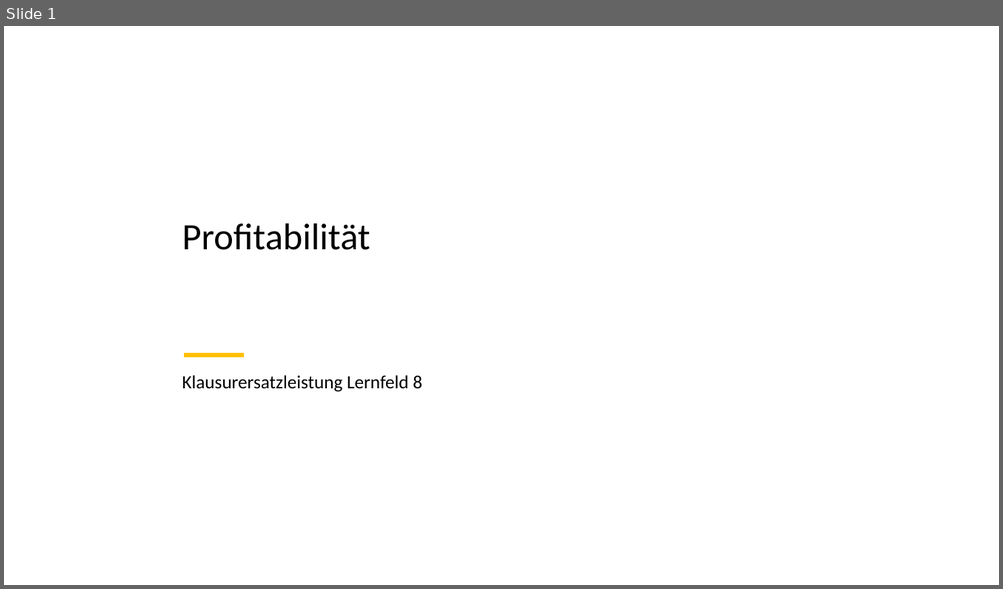
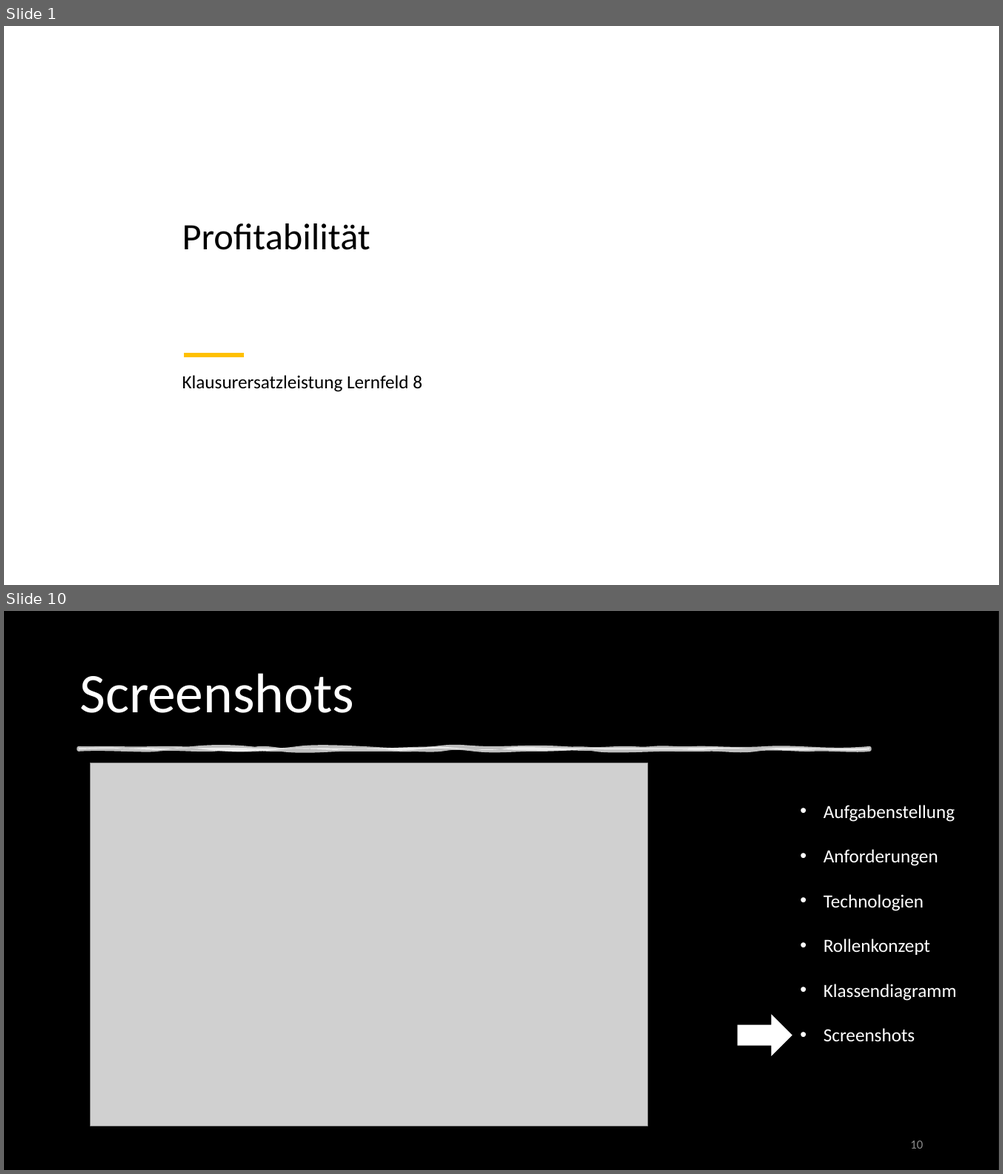
Before and after one commit to DennisWandschura/Profitabilitaet, a slide deck: Präst_Profitabilität.pptx. Shown one above the other, each under a label of ours: slide 1 before the commit, slides 1 and 10 after it; the slides between them are not shown. The pictures are 1003x589 and 1003x1174 pixels, drawn with LibreOffice and Linux fonts; fonts in the diff are those of the drawing; grey boxes stand for pictures; background and template pictures are left out; a plain dark background stands for a picture behind light text. Boxes give left, top, right and bottom in pixels: in the first picture for what was removed or moved away, otherwise in the second. Text is boxed around its words. In the diff, an @@ line names an element or a change of style, - is before the commit and + after.

```diff
--- a/Präst_Profitabilität.pptx
+++ b/Präst_Profitabilität.pptx
@@ slide 10 added at (x1=4, y1=611, x2=999, y2=1170), background picture (left out) @@
@@ rectangle added at (x1=4, y1=611, x2=999, y2=1170), fill #000000 @@
@@ title added at (x1=79, y1=673, x2=354, y2=713), 54 pt, text #FFFFFF @@
+Screenshots
@@ freeform shape added at (x1=79, y1=749, x2=870, y2=750), fill #FFFFFF at 75% opacity, outline #FFFFFF 3.5 pt @@
@@ picture added at (x1=90, y1=763, x2=647, y2=1126) @@
@@ text added at (x1=823, y1=805, x2=956, y2=1042), 18 pt, text #FFFFFF @@
+• Aufgabenstellung
+• Anforderungen
+• Technologien
+• Rollenkonzept
+• Klassendiagramm
+• Screenshots
@@ right arrow added at (x1=737, y1=1016, x2=791, y2=1056), fill #FFFFFF, outline #FFFFFF 1 pt @@
@@ page number added at (x1=910, y1=1141, x2=922, y2=1149), 12 pt, text #8C8C8C @@
+10
```
Also in this commit, not shown: 5 slides changed, 7 other slides added, 4 slides removed.
